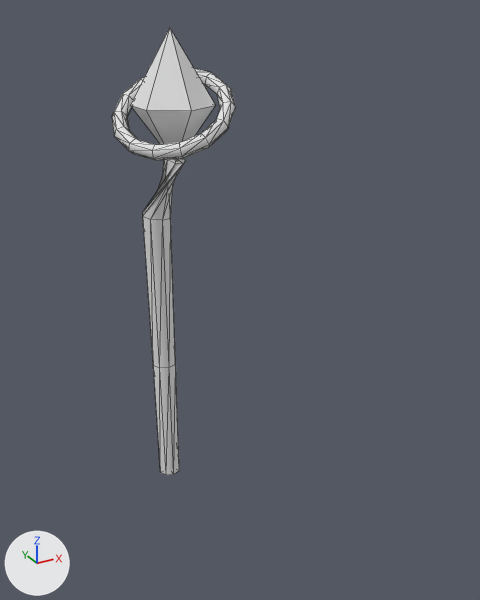
The OBJ model app/src/main/assets/dota/models/weapon_staff.obj: old version first, new version second.
Both versions are drawn from a camera (50 mm lens) standing at (-39.6, -100.9, 59.6) and looking at (5.8, -18.3, 18.3). Arrows for +X, +Y and +Z are at lower left; the lights stay in place. The picture after the commit comes second. Mesh edges are drawn as thin lines. Where no turn or scale is listed for an object, it has been applied to the vertices. Vertices at exactly the same position are counted once.

The older version as bpy lines, for what is in view:
```python
me_weapon_staff = bpy.data.meshes.new('weapon_staff')
me_weapon_staff.from_pydata(...)  # 126 vertices, 244 faces; spans x -7.0..11.0, y -12.8..4.8, z -24.0..57.0
ob_weapon_staff = bpy.data.objects.new('weapon_staff', me_weapon_staff)
ob_weapon_staff.location = (0.0, 0.0, 0.0)
```
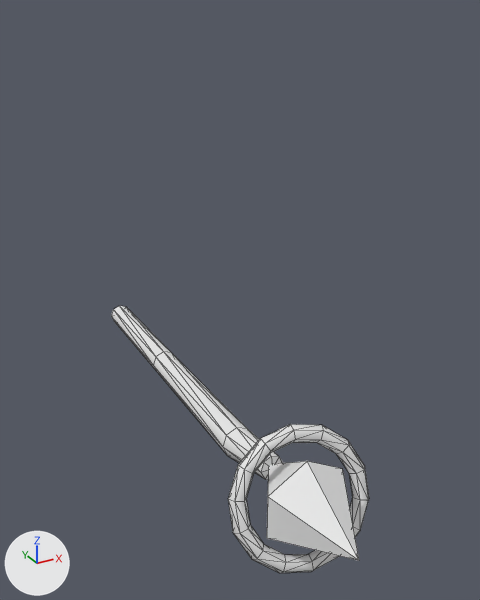
Boxes (x1, y1, x2, y2) around the edits, measured in the pictures (480 x 600 px; the box of a moved part takes in the faces that stretch with it):
'weapon_staff', reshaped (107% wider, 40% shorter): before (112, 28, 236, 475); after (111, 306, 369, 573)
part 1 of me_weapon_staff, moved or reshaped: before (131, 28, 215, 160); after (267, 461, 359, 560)
part 2 of me_weapon_staff, moved or reshaped: before (112, 68, 236, 160); after (228, 424, 369, 573)
part 3 of me_weapon_staff, moved or reshaped: before (143, 158, 186, 475); after (111, 306, 283, 480)

Diff of the bpy script that builds the scene:
```diff
--- a/app/src/main/assets/dota/models/weapon_staff.obj.py
+++ b/app/src/main/assets/dota/models/weapon_staff.obj.py
@@ me_weapon_staff @@
 # used by ob_weapon_staff; location = (0.0, 0.0, 0.0)
-me_weapon_staff.from_pydata(...)  # 126 vertices, 244 faces; spans x -7.0..11.0, y -12.8..4.8, z -24.0..57.0
+me_weapon_staff.from_pydata(...)  # 126 vertices, 244 faces; spans x -9.4..9.4, y -57.0..24.0, z -7.0..11.0
+# me_weapon_staff part 1: the loose piece of 8 vertices spanning x -3.6..7.6, y -10.5..2.5, z 37.0..57.0 is turned 90 degrees about the x axis through its middle, then moved by (-2.0, -43.0, -45.0)
+# me_weapon_staff part 2: the loose piece of 84 vertices spanning x -7.0..11.0, y -12.8..4.8, z 39.0..51.0 is multiplied about its middle by the matrix ((0.958, -0.272, 0.09), (0.272, 0.766, -0.583), (0.09, 0.583, 0.808)), then moved by (-2.0, -41.0, -43.0)
+# me_weapon_staff part 3: 34 of 126 vertices moved; they spanned x -2.5..3.7, y -5.6..2.5, z -24.0..38.7 and now span x -2.5..2.5, y -38.4..24.0, z -2.5..3.8; mean shift (-0.5, -9.2, -9.8); largest move (3.6, -3.2, 38.0) -> (1.8, -38.0, 2.0)
```
